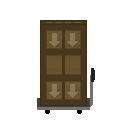
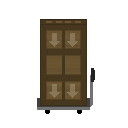
Before/after of a 128 x 128 layered artwork. What changed in the layer stack:
painted on "Layer 2" over [left=40, top=19, right=87, bottom=22]
